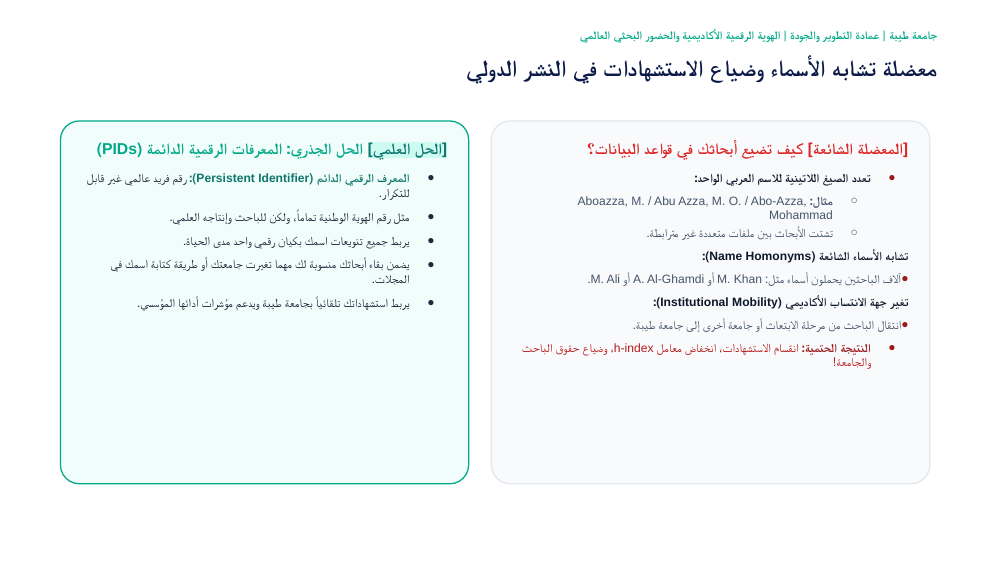
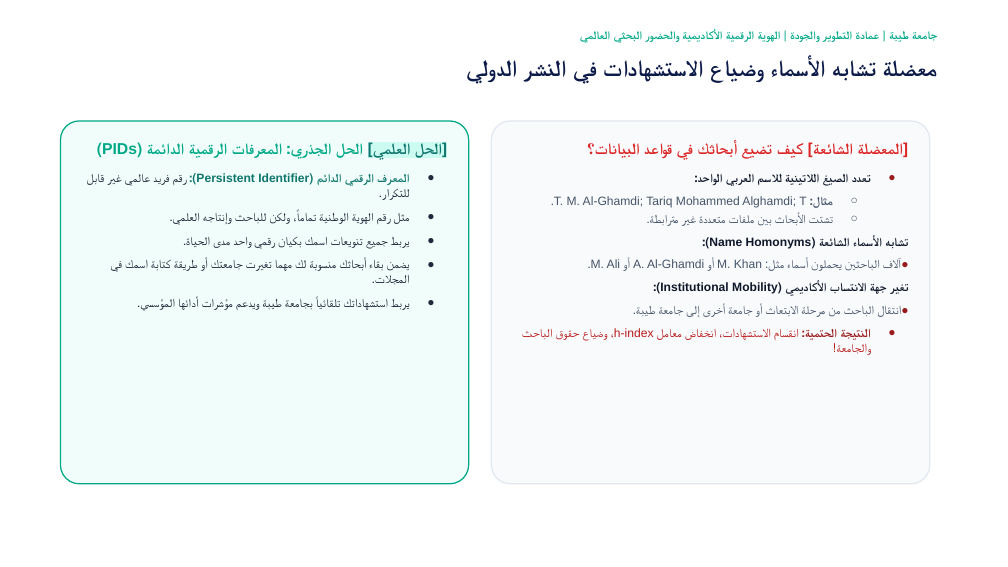
Before and after one commit to ezzatoa/digital-id-workshop, a slide deck: slide 5 of الهوية_الرقمية_الأكاديمية_والحضور_البحثي_العالمي - جاهزة للعرض.pptx. Drawn at 1008x567 pixels with LibreOffice and Linux fonts; fonts in the diff are those of the drawing; background and template pictures are left out. Boxes give left, top, right and bottom in pixels: in the first picture for what was removed or moved away, otherwise in the second. Text is boxed around its words. In the diff, an @@ line names an element or a change of style, - is before the commit and + after.

```diff
--- a/الهوية_الرقمية_الأكاديمية_والحضور_البحثي_العالمي - جاهزة للعرض.pptx
+++ b/الهوية_الرقمية_الأكاديمية_والحضور_البحثي_العالمي - جاهزة للعرض.pptx
@@ text in rounded rectangle at (x1=554, y1=196, x2=806, y2=208): text changed @@
-  ○ مثال: Aboazza, M. / Abu Azza, M. O. / Abo-Azza, Mohammad
+  ○ مثال: T. M. Al-Ghamdi; Tariq Mohammed Alghamdi; T.
```
Also in this commit, not shown: 17 other slides changed, 15 other files.
